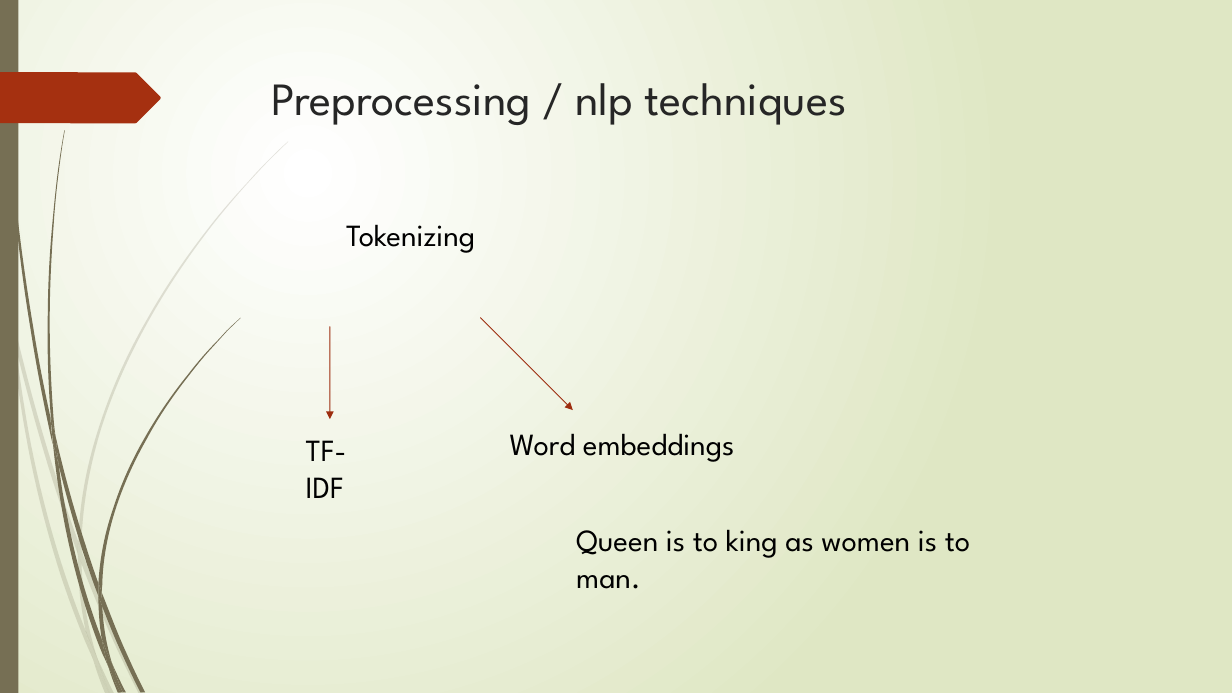
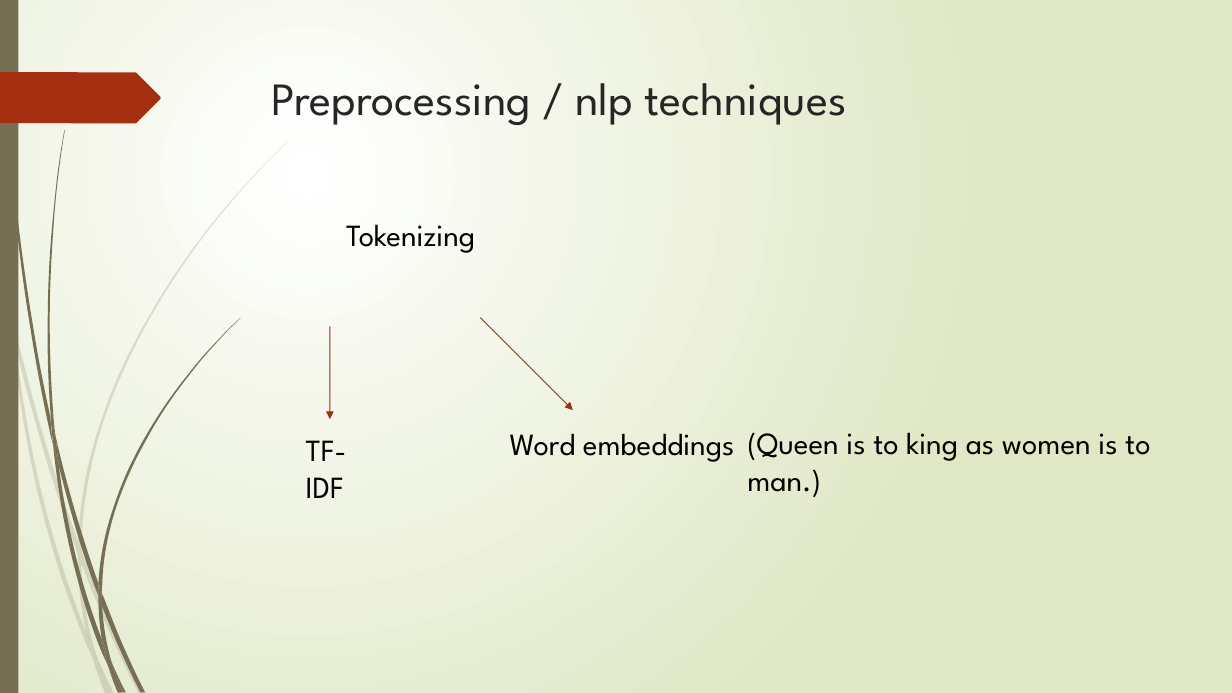
Before and after one commit to jmarksk/DrugReviewAnalysis, a slide deck: slide 4 of Presentation1.pptx. Drawn at 1232x693 pixels with LibreOffice and Linux fonts; fonts in the diff are those of the drawing. Boxes give left, top, right and bottom in pixels: in the first picture for what was removed or moved away, otherwise in the second. Text is boxed around its words. In the diff, an @@ line names an element or a change of style, - is before the commit and + after.

```diff
--- a/Presentation1.pptx
+++ b/Presentation1.pptx
@@ text at (x1=747, y1=432, x2=1150, y2=497): text changed @@
-Queen is to king as women is to man.
+(Queen is to king as women is to man.)
```
Also in this commit, not shown: 2 other slides changed, 1 slide added, 1 other file.
